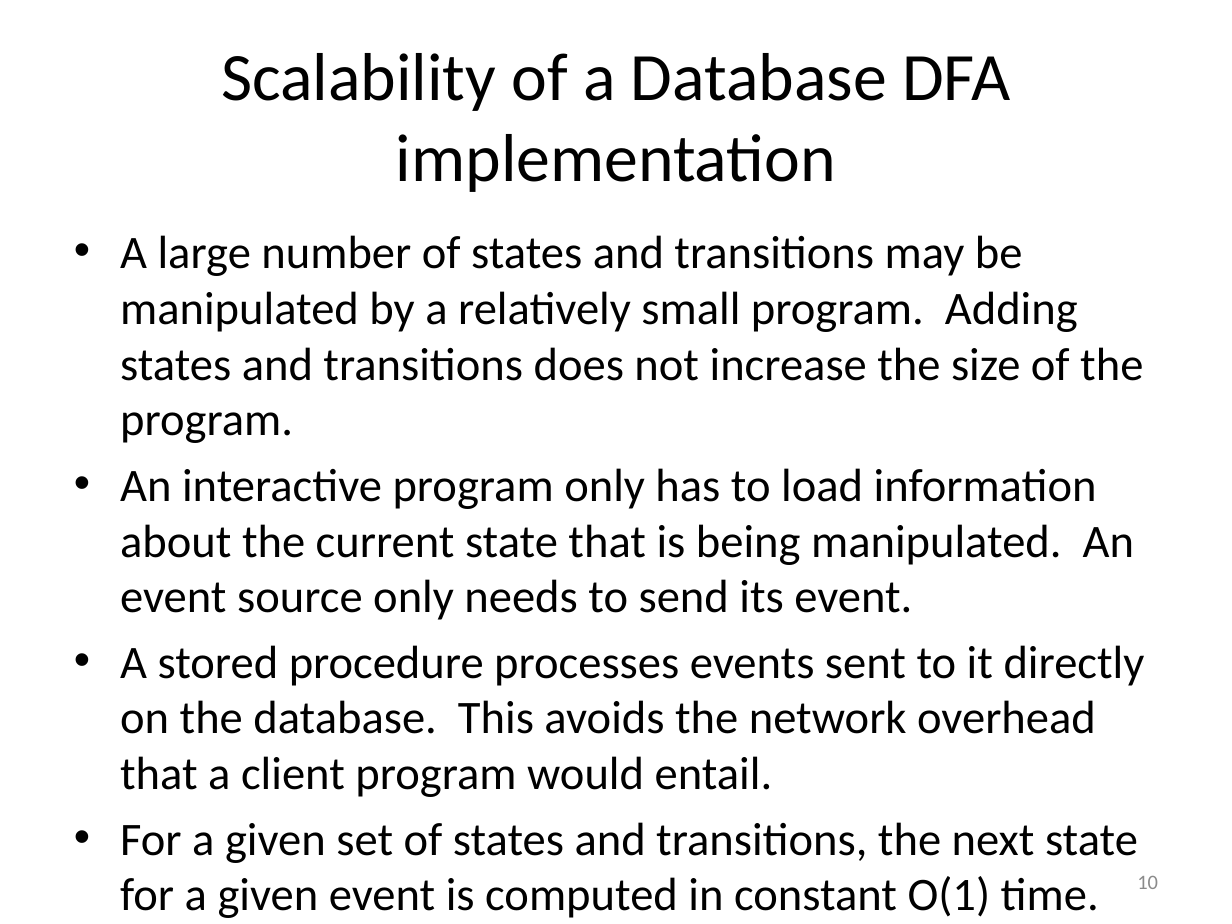
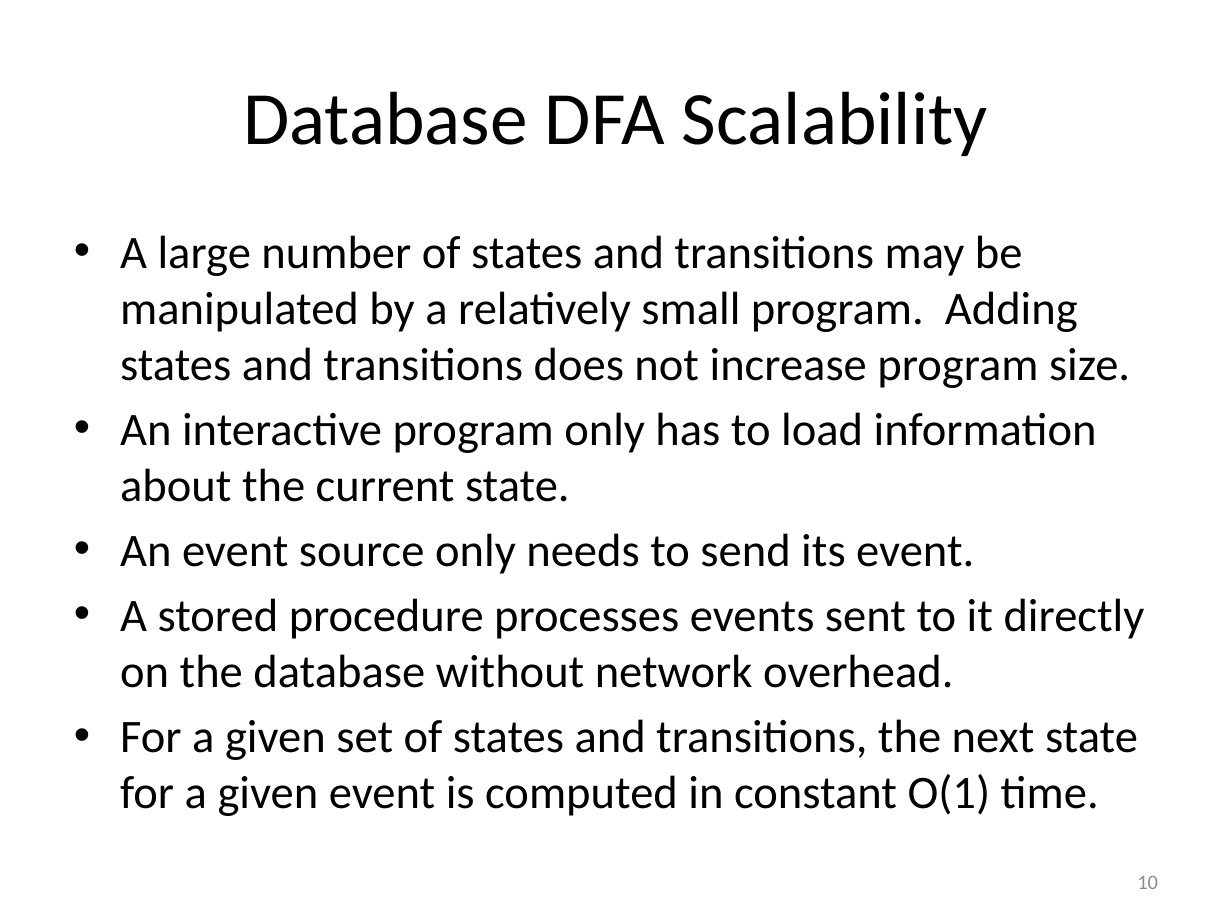
Before and after one commit to RichardRoda/DFA-Workflow-Model, a slide deck: slide 10 of Modeling Workflows with Event Driven DFA.pptx. Drawn at 1232x924 pixels with LibreOffice and Linux fonts; fonts in the diff are those of the drawing. Boxes give left, top, right and bottom in pixels: in the first picture for what was removed or moved away, otherwise in the second. Text is boxed around its words. In the diff, an @@ line names an element or a change of style, - is before the commit and + after.

Commit message:
Continue changes, add .pdf file (without QR code / tinylink).

```diff
--- a/Modeling Workflows with Event Driven DFA.pptx
+++ b/Modeling Workflows with Event Driven DFA.pptx
@@ title at <box>243,91,988,156</box>: text changed; size 39.6 to 44 pt @@
-Scalability of a Database DFA implementation
+Database DFA Scalability
@@ text at <box>120,235,1145,688</box>: text changed @@
-• A large number of states and transitions may be manipulated by a relatively small program. Adding states and transitions does not increase the size of the program.
-• An interactive program only has to load information about the current state that is being manipulated. An event source only needs to send its event.
-• A stored procedure processes events sent to it directly on the database. This avoids the network overhead that a client program would entail.
+• A large number of states and transitions may be manipulated by a relatively small program. Adding states and transitions does not increase program size.
+• An interactive program only has to load information about the current state.
+• An event source only needs to send its event.
+• A stored procedure processes events sent to it directly on the database without network overhead.
```
Also in this commit, not shown: 3 other slides changed, 1 other file.
